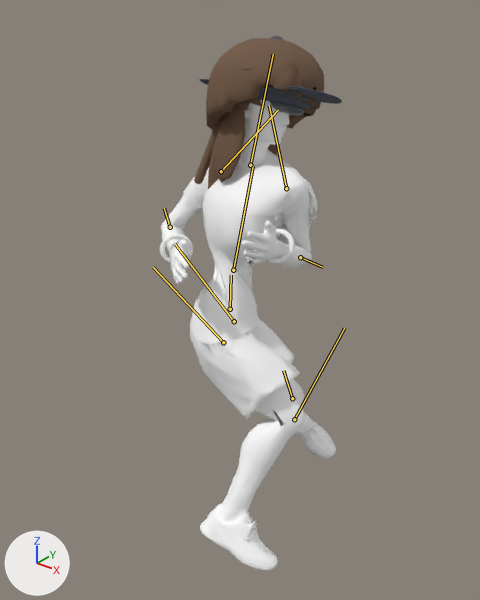
Before and after pictures for a commit that changed the glTF model art/blender/golfer-motion-r6.glb.
One viewpoint serves both versions: a 50 mm lens placed at (1.352, -1.64, 1.894), pointed at (0.017, 0.029, 0.86). Every picture has the same lights, and +X, +Y and +Z are marked at lower left. The older version comes first. Both versions are drawn at frame 10 of the action 'backhand_io_left'; the numbers are the values there. The bones that bend it are drawn over the model as lines.

The first picture shows 'accessory_wristbandL', 'accessory_wristbandR', 'body', 'glasses_sport', 'hair_afro', 'hair_braids', 'hair_long', 'hair_wavy', 'headwear_backcap', 'headwear_beanie', 'headwear_bucket', 'headwear_cap', 'headwear_visor'.
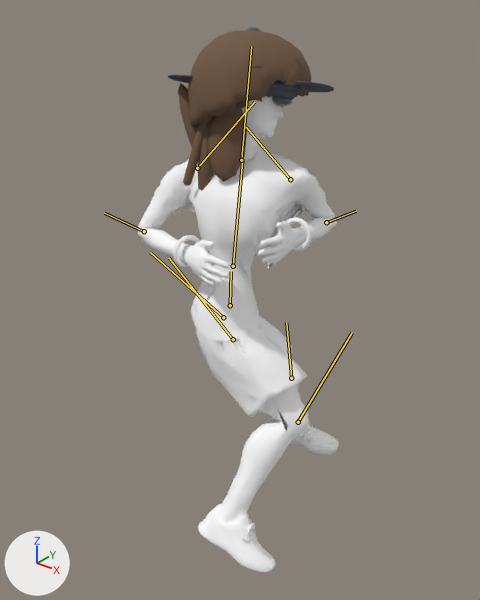
Patch to the scene script:
```diff
--- a/art/blender/golfer-motion-r6.glb.py
+++ b/art/blender/golfer-motion-r6.glb.py
@@ bone_root @@
 bone_root = bpy.data.objects['ChainsRig'].pose.bones['root']
-bone_root.location = (0.0, -0.134, 0.0)
-bone_root.rotation_quaternion = (0.856, -0.032, -0.514, 0.026)  # degrees (-10, -62, 9)
+bone_root.location = (0.0, -0.119, 0.0)
+bone_root.rotation_quaternion = (0.938, -0.034, -0.343, 0.017)  # degrees (-6, -40, 4)
@@ bone_hipl @@
 bone_hipl = bpy.data.objects['ChainsRig'].pose.bones['hipL']  # child of 'root'
-bone_hipl.rotation_quaternion = (0.782, 0.351, -0.498, -0.126)  # degrees (69, -44, -49)
+bone_hipl.rotation_quaternion = (0.813, 0.394, -0.415, -0.106)  # degrees (65, -36, -38)
@@ bone_knl @@
 bone_knl = bpy.data.objects['ChainsRig'].pose.bones['knL']  # child of 'hipL'
-bone_knl.rotation_quaternion = (0.842, -0.54, 0.0, 0.0)  # degrees (-65, 0, 0)
+bone_knl.rotation_quaternion = (0.915, -0.402, 0.0, 0.0)  # degrees (-47, 0, 0)
@@ bone_hipr @@
 bone_hipr = bpy.data.objects['ChainsRig'].pose.bones['hipR']  # child of 'root'
-bone_hipr.rotation_quaternion = (0.901, 0.41, 0.066, 0.128)  # degrees (49, 1, 17)
+bone_hipr.rotation_quaternion = (0.914, 0.336, -0.096, 0.205)  # degrees (37, -18, 19)
@@ bone_knr @@
 bone_knr = bpy.data.objects['ChainsRig'].pose.bones['knR']  # child of 'hipR'
-bone_knr.rotation_quaternion = (0.814, -0.581, 0.0, 0.0)  # degrees (-71, 0, 0)
+bone_knr.rotation_quaternion = (0.826, -0.563, 0.0, 0.0)  # degrees (-69, 0, 0)
@@ bone_spine @@
 bone_spine = bpy.data.objects['ChainsRig'].pose.bones['spine']  # child of 'root'
-bone_spine.rotation_quaternion = (0.409, 0.063, -0.906, 0.091)  # degrees (10, -131, 3)
+bone_spine.rotation_quaternion = (0.442, 0.054, -0.893, 0.072)  # degrees (8, -127, 3)
@@ bone_head @@
 bone_head = bpy.data.objects['ChainsRig'].pose.bones['head']  # child of 'spine'
-bone_head.rotation_quaternion = (0.663, 0.007, 0.749, 0.007)  # degrees (-9, 97, -9)
+bone_head.rotation_quaternion = (0.632, 0.0, 0.775, 0.0)  # degrees (0, 102, 0)
@@ bone_shl @@
 bone_shl = bpy.data.objects['ChainsRig'].pose.bones['shL']  # child of 'spine'
-bone_shl.rotation_quaternion = (0.904, -0.336, 0.253, 0.0)  # degrees (-44, 27, -11)
+bone_shl.rotation_quaternion = (0.862, -0.49, 0.014, -0.124)  # degrees (-59, -6, -13)
@@ bone_ell @@
 bone_ell = bpy.data.objects['ChainsRig'].pose.bones['elL']  # child of 'shL'
-bone_ell.rotation_quaternion = (0.345, 0.935, -0.026, -0.071)  # degrees (139, 7, -6)
+bone_ell.rotation_quaternion = (0.314, 0.946, -0.024, -0.071)  # degrees (143, 7, -5)
@@ bone_shr @@
 bone_shr = bpy.data.objects['ChainsRig'].pose.bones['shR']  # child of 'spine'
-bone_shr.rotation_quaternion = (0.821, -0.037, 0.482, 0.305)  # degrees (24, 54, 53)
+bone_shr.rotation_quaternion = (0.816, -0.056, 0.486, 0.308)  # degrees (22, 56, 53)
@@ bone_elr @@
 bone_elr = bpy.data.objects['ChainsRig'].pose.bones['elR']  # child of 'shR'
-bone_elr.rotation_quaternion = (0.61, 0.792, 0.0, 0.0)  # degrees (105, 0, 0)
+bone_elr.rotation_quaternion = (0.577, 0.817, 0.0, 0.0)  # degrees (110, 0, 0)
```

Location of each change, [x1, y1, x2, y2] in pixels of the pictures (480 x 600 px):
'body', posed (15% wider): before [161, 100, 336, 570]; after [138, 96, 339, 573]
'hair_afro', posed (7% taller): before [206, 38, 324, 129]; after [188, 30, 311, 127]
'hair_long', posed: before [208, 99, 293, 189]; after [197, 98, 262, 191]
'hair_braids', posed: before [194, 116, 222, 184]; after [183, 122, 209, 186]
'headwear_beanie', posed (mostly hidden): before [246, 36, 309, 111]; after [247, 27, 296, 99]
'accessory_wristbandL', posed (7% narrower): before [267, 229, 295, 264]; after [286, 217, 312, 251]
'accessory_wristbandR', posed: before [160, 233, 193, 264]; after [173, 235, 199, 268]
'headwear_cap', posed: before [285, 87, 341, 104]; after [295, 83, 334, 92]
'hair_ponytail', posed (not visible before): after [178, 83, 198, 147]
'headwear_bucket', posed: before [260, 86, 317, 107]; after [269, 82, 303, 95]
'glasses_sport', posed: before [271, 102, 304, 115]; after [272, 97, 292, 106]
'headwear_backcap', posed (mostly hidden): before [200, 79, 209, 85]; after [168, 75, 193, 83]
'headwear_visor', posed (mostly hidden): before [286, 86, 342, 102]; after [295, 81, 334, 89]
'hair_wavy', posed (mostly hidden): before [222, 101, 246, 119]; after [209, 102, 240, 123]
bone 'root', root to tip: before (230, 309) to (231, 275); after (230, 305) to (231, 271)
bone 'hipL', root to tip: before (234, 321) to (175, 244); after (223, 317) to (150, 252)
bone 'knL', root to tip: before (292, 398) to (283, 370); after (291, 378) to (286, 322)
bone 'hipR', root to tip: before (223, 342) to (153, 267); after (233, 339) to (169, 258)
bone 'knR', root to tip: before (294, 419) to (344, 328); after (298, 422) to (352, 332)
bone 'spine', root to tip: before (233, 270) to (253, 166); after (233, 266) to (242, 160)
bone 'head', root to tip: before (250, 165) to (273, 54); after (241, 160) to (251, 46)
bone 'shL', root to tip: before (286, 188) to (269, 105); after (290, 179) to (246, 127)
bone 'elL', root to tip: before (300, 257) to (322, 267); after (326, 222) to (356, 211)
bone 'shR', root to tip: before (221, 171) to (278, 110); after (197, 168) to (254, 102)
bone 'elR', root to tip: before (170, 227) to (164, 208); after (144, 231) to (104, 213)
